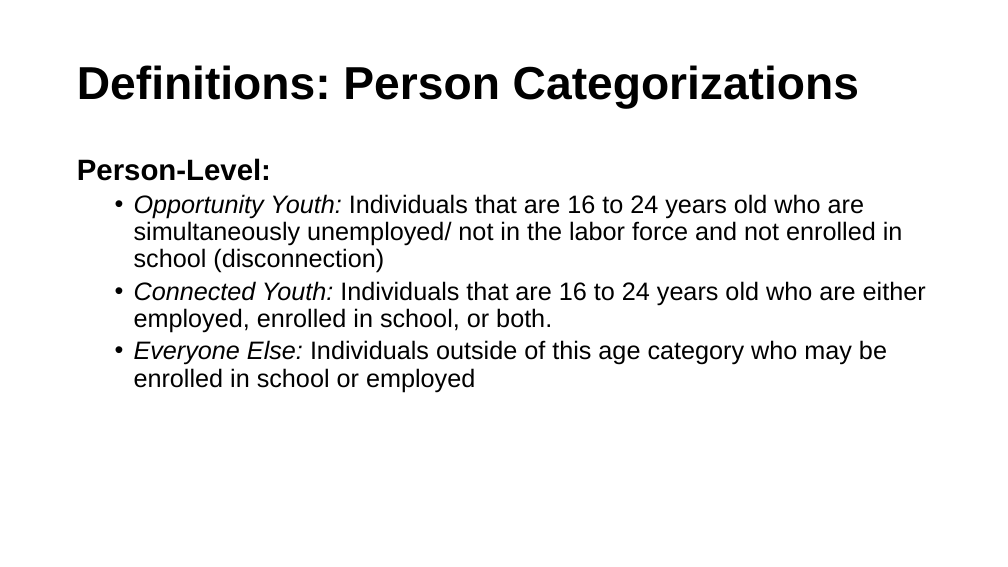
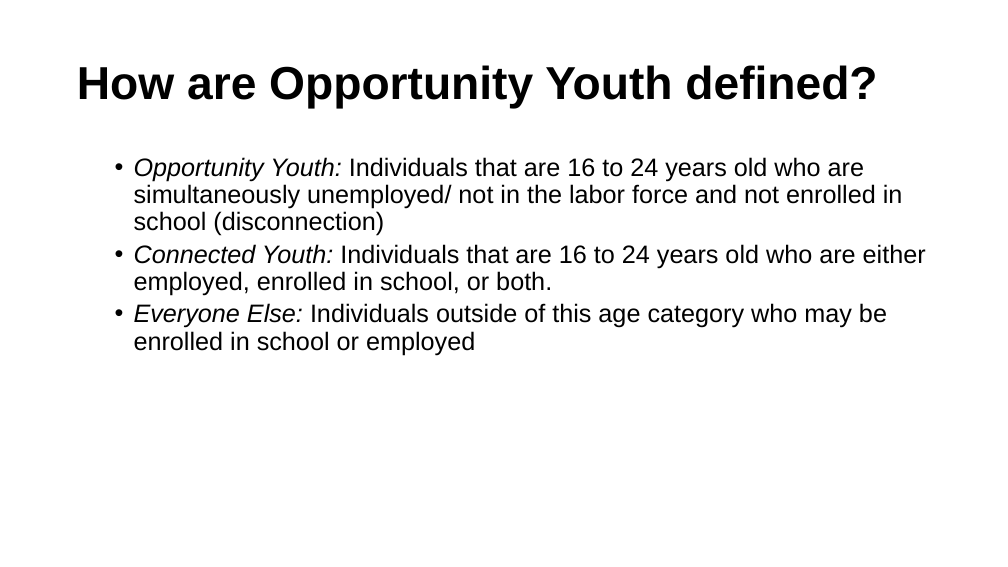
Before and after one commit to ucdiegorubi/oy_census_analysis, a slide deck: slide 6 of create_powerpoint/household_structure_estimates.pptx. Drawn at 1008x567 pixels with LibreOffice and Linux fonts; fonts in the diff are those of the drawing; background and template pictures are left out. Boxes give left, top, right and bottom in pixels: in the first picture for what was removed or moved away, otherwise in the second. Text is boxed around its words. In the diff, an @@ line names an element or a change of style, - is before the commit and + after.

```diff
--- a/create_powerpoint/household_structure_estimates.pptx
+++ b/create_powerpoint/household_structure_estimates.pptx
@@ title at (x1=77, y1=65, x2=877, y2=109): text changed @@
-Definitions: Person Categorizations
+How are Opportunity Youth defined?
@@ text at (x1=77, y1=158, x2=271, y2=181): paragraph removed @@
-Person-Level:
```
Also in this commit, not shown: 3 other slides changed, 5 slides added, 3 slides removed, 8 other files.
